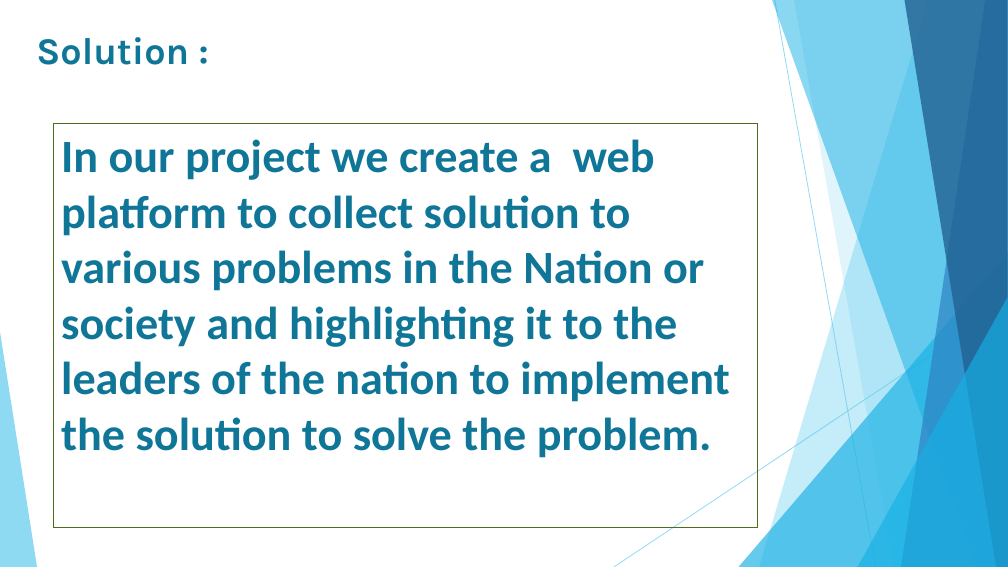
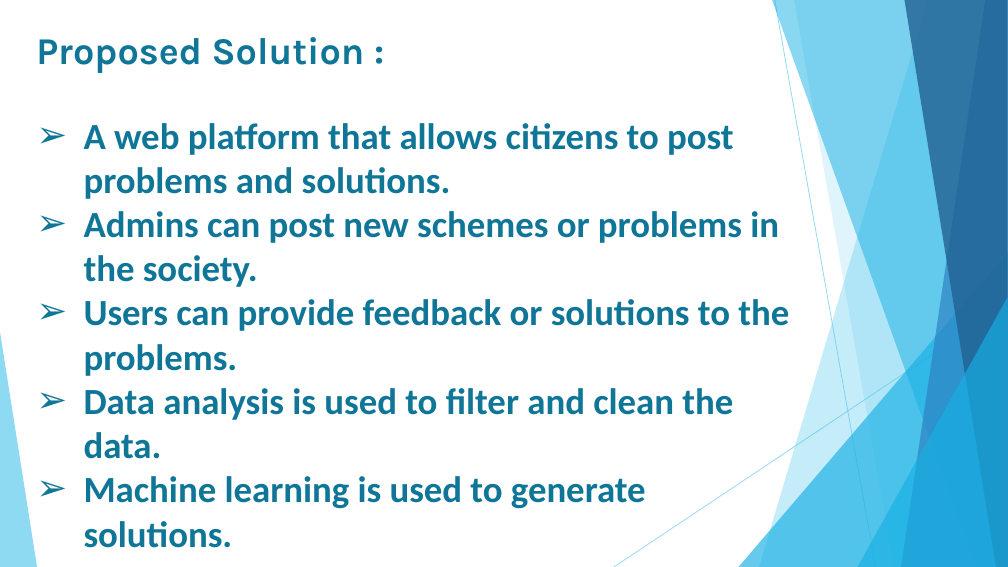
Before and after one commit to aslin-joel-r/mini-project-S6, a slide deck: slide 6 of Mini Project.pptx (slide 5 before the commit). Drawn at 1008x567 pixels with LibreOffice and Linux fonts; fonts in the diff are those of the drawing. Boxes give left, top, right and bottom in pixels: in the first picture for what was removed or moved away, otherwise in the second. Text is boxed around its words. In the diff, an @@ line names an element or a change of style, - is before the commit and + after.

Commit message:
updated the ppt

```diff
--- a/Mini Project.pptx
+++ b/Mini Project.pptx
@@ title at (36,37,365,73): text changed @@
-Solution :
+Proposed Solution :
@@ text removed at (54,123,758,528) @@
-In our project we create a web platform to collect solution to various problems in the Nation or society and highlighting it to the leaders of the nation to implement the solution to solve the problem.
@@ text added at (84,123,789,548), 35.1 pt, text #0F7698, bold @@
+➢ A web platform that allows citizens to post problems and solutions.
+➢ Admins can post new schemes or problems in the society.
+➢ Users can provide feedback or solutions to the problems.
+➢ Data analysis is used to filter and clean the data.
+➢ Machine learning is used to generate solutions.
```
Also in this commit, not shown: 2 other slides changed, 7 slides added, 3 slides removed.
